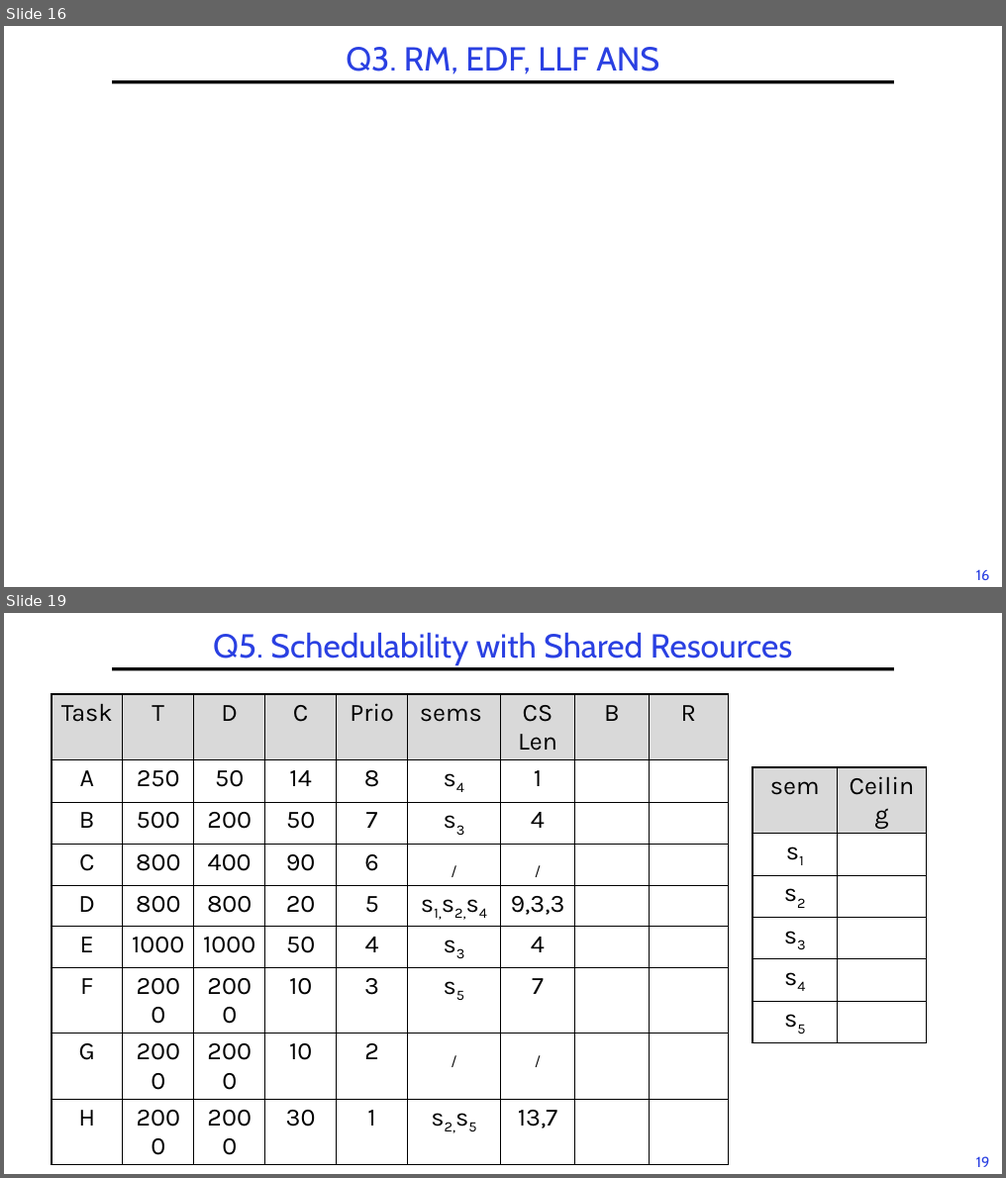
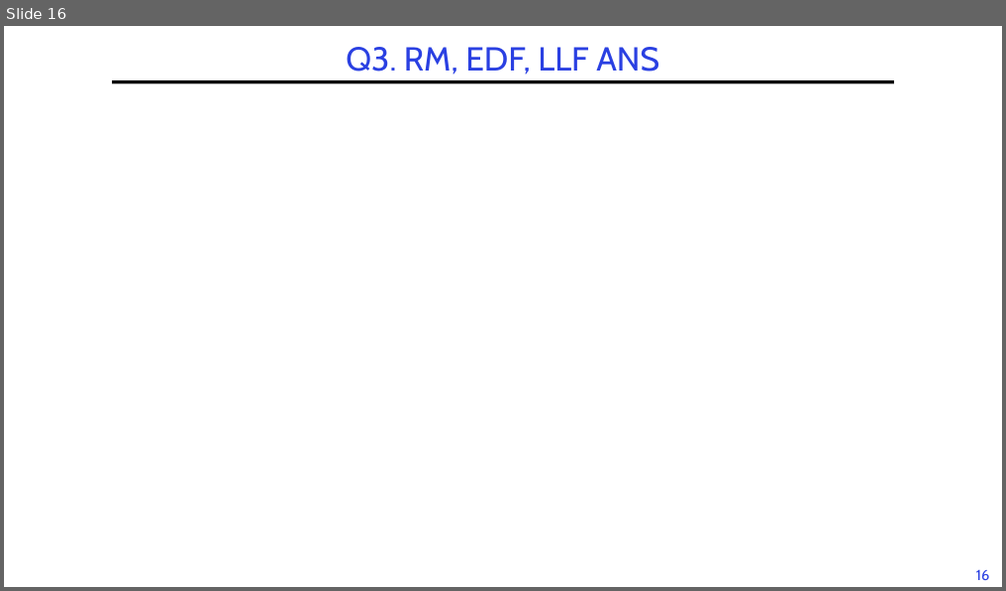
Before and after one commit to guhofstra/CSC112Fa26, a slide deck: PPTs/L6-Exercises ANS.pptx. Shown one above the other, each under a label of ours: slides 16 and 19 before the commit, slide 16 after it; the slides between them are not shown. The pictures are 1006x1178 and 1006x591 pixels, drawn with LibreOffice and Linux fonts; fonts in the diff are those of the drawing; grey boxes stand for pictures. Boxes give left, top, right and bottom in pixels: in the first picture for what was removed or moved away, otherwise in the second. Text is boxed around its words. In the diff, an @@ line names an element or a change of style, - is before the commit and + after.

```diff
--- a/PPTs/L6-Exercises ANS.pptx
+++ b/PPTs/L6-Exercises ANS.pptx
@@ slide 19 removed at bbox=[4, 613, 1002, 1174], background #FFFFFF; not listed: 2 template elements that a slide beside it also shows @@
@@ title removed at bbox=[213, 632, 792, 665] @@
-Q5. Schedulability with Shared Resources
@@ table removed at bbox=[52, 694, 728, 1138], 9 rows, 9 columns @@
-Task | T | D | C | Prio | sems | CS Len | B | R
-A | 250 | 50 | 14 | 8 | s4 | 1 |  | 
-B | 500 | 200 | 50 | 7 | s3 | 4 |  | 
-C | 800 | 400 | 90 | 6 | / | / |  | 
-D | 800 | 800 | 20 | 5 | s1,s2,s4 | 9,3,3 |  | 
-E | 1000 | 1000 | 50 | 4 | s3 | 4 |  | 
-F | 2000 | 2000 | 10 | 3 | s5 | 7 |  | 
-G | 2000 | 2000 | 10 | 2 | / | / |  | 
-H | 2000 | 2000 | 30 | 1 | s2,s5 | 13,7 |  | 
@@ table removed at bbox=[752, 768, 926, 1038], 6 rows, 2 columns @@
-sem | Ceiling
-s1 | 
-s2 | 
-s3 | 
-s4 | 
-s5 | 
```
Also in this commit, not shown: 2 slides changed, 18 other slides removed, 14 other files.
